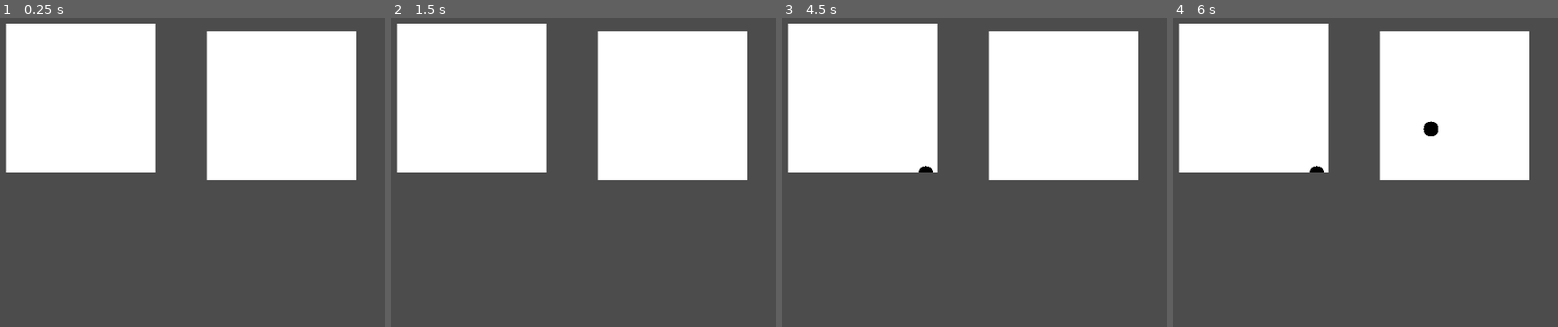
Above: before the commit, frames 1-4 (left to right).
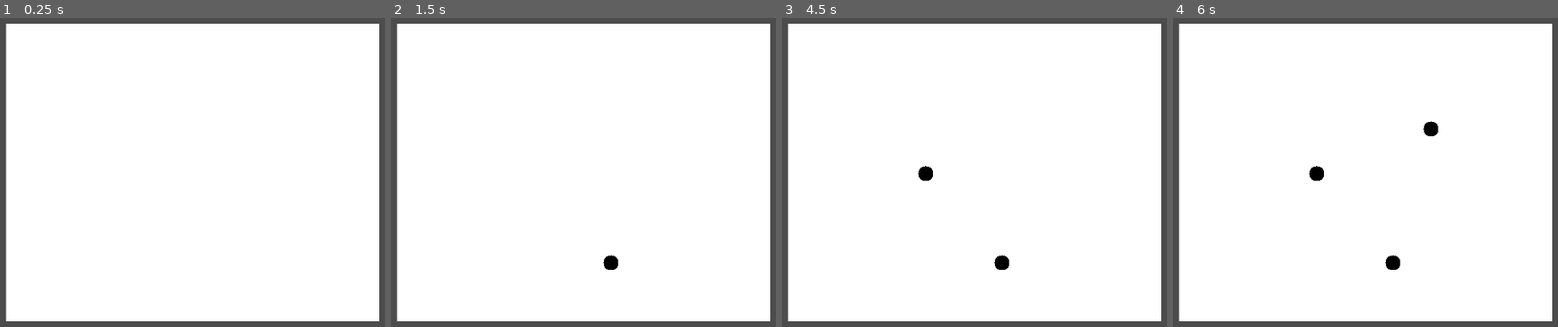
Above: after the commit, the same moments.

Repository: EduYukio/ihc_whiteboard
Game: Godot game, scene res://BBB/Control.tscn
The game is run twice, just before and just after one commit, with the same random seed, the same clock (stepped at 60 frames per second) and the same inputs. The project has no main scene, so this scene is started directly.
Inputs (mouse positions are in pixels of both pictures, inside the frame that each line leads up to):
- Up to frame 1 (0.25 s): no input
- Up to frame 2 (1.5 s): tap Enter at 0.5 s; move the mouse to (outside the picture) at 0.52 s; click (outside the picture) at 0.67 s; tap Space at 1.25 s; move the mouse to (610, 262) at 1.27 s; click (610, 262) at 1.42 s
- Up to frame 3 (4.5 s): tap Enter at 2, 3.5 s; move the mouse to (outside the picture) at 2.02 s; click (outside the picture) at 2.17 s; tap Space at 2.75, 4.25 s; move the mouse to (outside the picture) at 2.77 s; click (outside the picture) at 2.92 s; move the mouse to (outside the picture) at 3.52 s; click (outside the picture) at 3.67 s; move the mouse to (924, 172) at 4.27 s; click (924, 172) at 4.42 s
- Up to frame 4 (6 s): move the mouse to (outside the picture) at 5.02 s; click (outside the picture) at 5.17 s; move the mouse to (1430, 129) at 5.77 s; click (1430, 129) at 5.92 s

The runs differ from the first frame. In frame 1, 56% of the frame differs, in the area x 1-99%, y 1-99%; in frame 2, 56%; in frame 3, 56%; in frame 4, 56%.

Commit message:
Canvas Size uses TextureRect Size

Diff:
--- a/BBB/Canvas/Canvas.gd
+++ b/BBB/Canvas/Canvas.gd
@@ -1,8 +1,8 @@
 extends TextureRect
 
-export(int) var WIDTH : int = 640
-export(int) var HEIGHT : int  = 480
-export(int) var RADIUS : int = 10
+var WIDTH : int = 640
+var HEIGHT : int  = 480
+var RADIUS : int = 10
 var BETWEEN_DIST : float = RADIUS/2
 
 var image : Image
@@ -14,6 +14,9 @@
 
 func _ready():
 	self.texture = ImageTexture.new()
+
+	WIDTH = self.rect_size.x
+	HEIGHT = self.rect_size.y
 
 	image = Image.new()
 	image.create(WIDTH, HEIGHT, true, Image.FORMAT_RGBA8)
--- a/BBB/Control.tscn
+++ b/BBB/Control.tscn
@@ -14,17 +14,6 @@
 [node name="Canvas" parent="." instance=ExtResource( 2 )]
 margin_left = 21.0
 margin_top = 9.0
-margin_right = 61.0
-margin_bottom = 49.0
+margin_right = 521.0
+margin_bottom = 409.0
 texture = null
-WIDTH = 200
-HEIGHT = 200
-
-[node name="Canvas2" parent="." instance=ExtResource( 2 )]
-margin_left = 290.0
-margin_top = 19.0
-margin_right = 330.0
-margin_bottom = 59.0
-texture = null
-WIDTH = 200
-HEIGHT = 200
